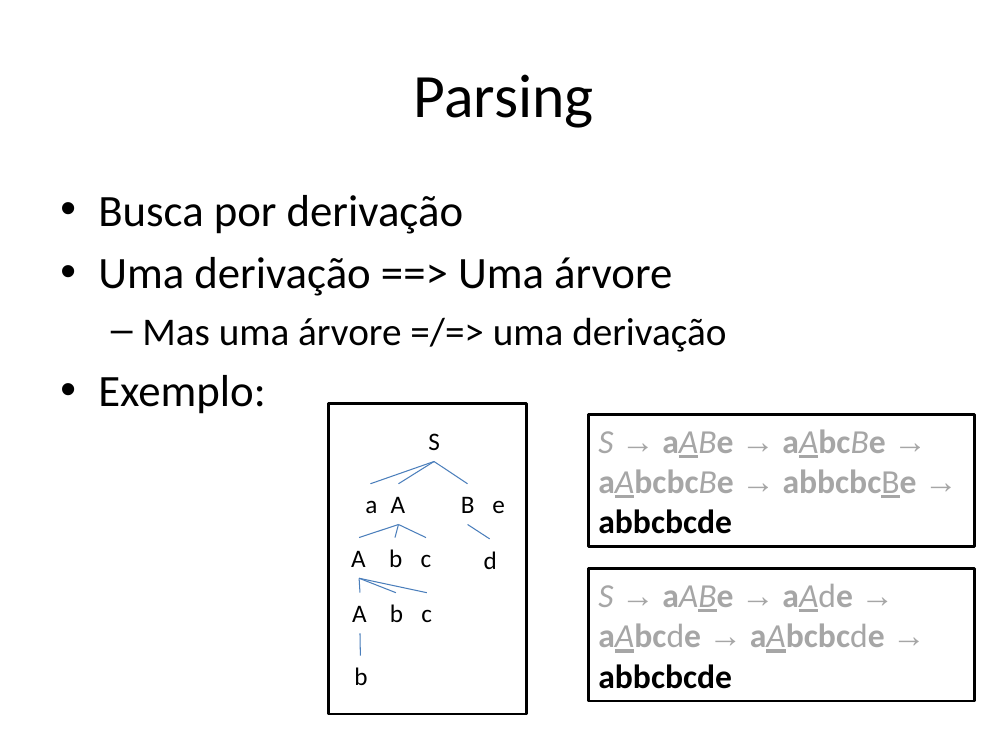
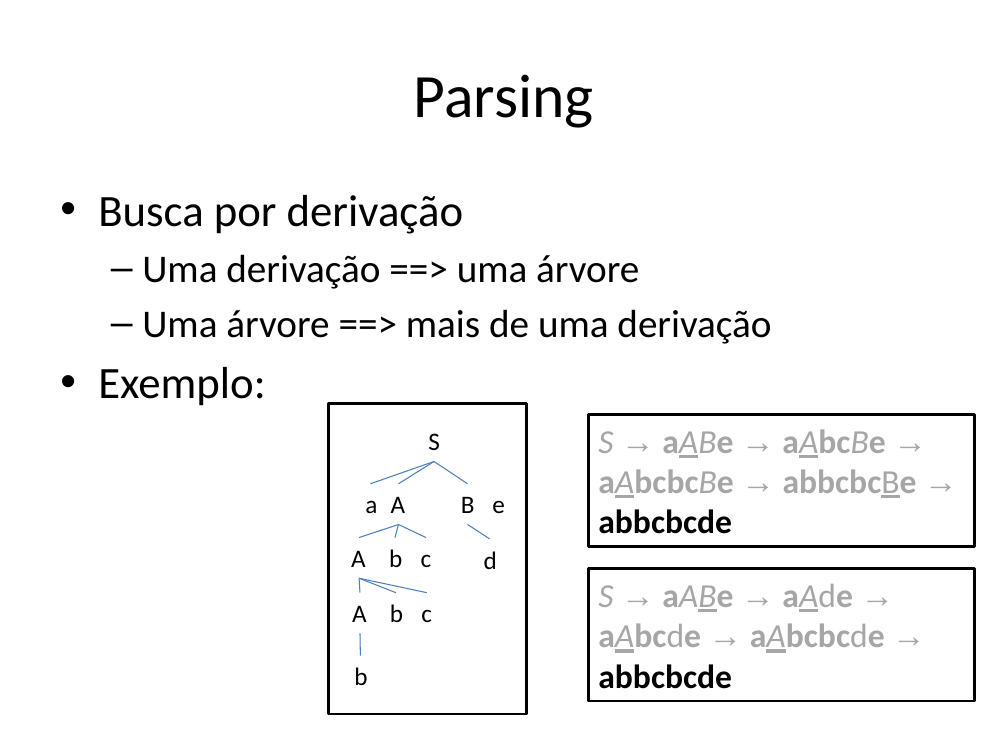
Before and after one commit to damorim/compilers-cin, a slide deck: slide 9 of slides-aulas/analise-sintatica.pptx. Drawn at 1008x756 pixels with LibreOffice and Linux fonts; fonts in the diff are those of the drawing. Boxes give left, top, right and bottom in pixels: in the first picture for what was removed or moved away, otherwise in the second. Text is boxed around its words. In the diff, an @@ line names an element or a change of style, - is before the commit and + after.

```diff
--- a/slides-aulas/analise-sintatica.pptx
+++ b/slides-aulas/analise-sintatica.pptx
@@ text at <box>142,254,771,344</box>: text changed @@
-• Uma derivação ==> Uma árvore
-  – Mas uma árvore =/=> uma derivação
+  – Uma derivação ==> uma árvore
+  – Uma árvore ==> mais de uma derivação
```
Also in this commit, not shown: 7 other files.
